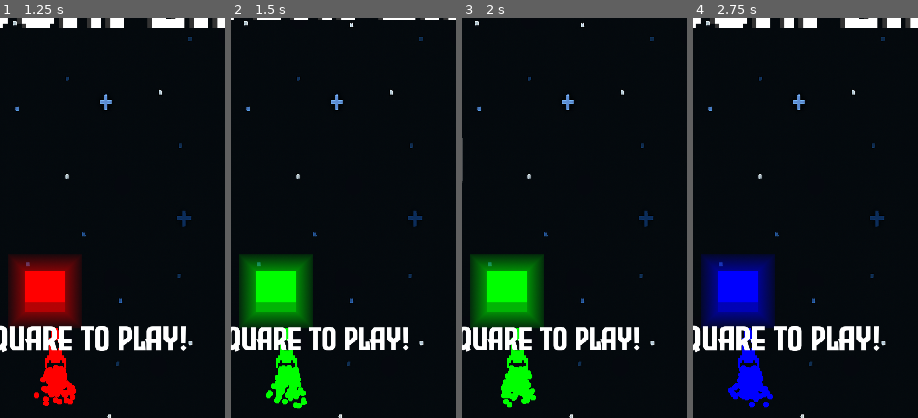
Above: before the commit, frames 1-4 (left to right).
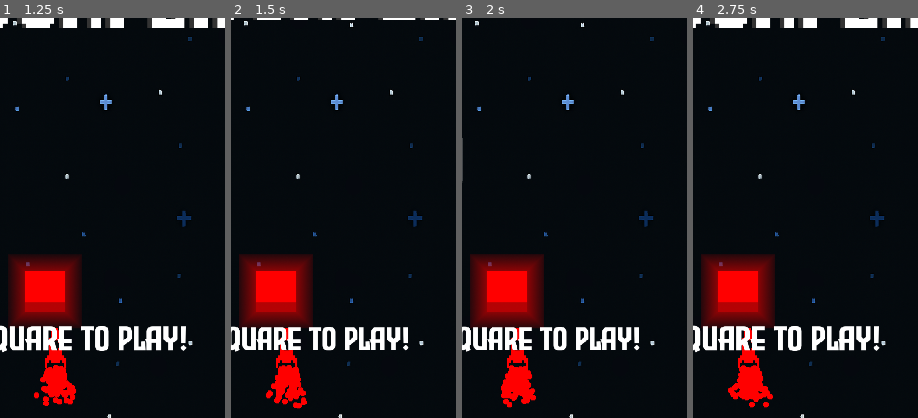
Above: after the commit, the same moments.

Repository: Xavier-Royer/Color-Jumper
Game: Godot game, scene res://Main.tscn
Same seed, same stepped clock (60 frames per second), same inputs: the game is played once before the commit and once after it.
Inputs (mouse positions are % of the whole screen's width and height, from its top left):
- Up to frame 1 (1.25 s): click (12, 93) at 0.52 s
- Up to frame 2 (1.5 s): click (37, 93) at 1.27 s
- Up to frame 3 (2 s): no input
- Up to frame 4 (2.75 s): click (63, 93) at 2.02 s
The pictures show only the part of the screen within x 40-90%, y 32-82%; the shares and areas given below are measured in that part.

Frame 1 is identical in both runs. In frame 2, 7.5% of the frame differs, in the area x 3-37%, y 59-98%; in frame 3, 7.5%; in frame 4, 7.5%.

Commit message:
Tutorial update

Diff:
--- a/Main.tscn
+++ b/Main.tscn
@@ -230,6 +230,69 @@
 &"RESET": SubResource("Animation_1w2xm")
 }
 
+[sub_resource type="Animation" id="Animation_3ccbu"]
+length = 0.001
+tracks/0/type = "value"
+tracks/0/imported = false
+tracks/0/enabled = true
+tracks/0/path = NodePath("ButtonPointer:scale")
+tracks/0/interp = 1
+tracks/0/loop_wrap = true
+tracks/0/keys = {
+"times": PackedFloat32Array(0),
+"transitions": PackedFloat32Array(1),
+"update": 0,
+"values": [Vector2(1, 1)]
+}
+tracks/1/type = "value"
+tracks/1/imported = false
+tracks/1/enabled = true
+tracks/1/path = NodePath("ButtonPointer:modulate")
+tracks/1/interp = 1
+tracks/1/loop_wrap = true
+tracks/1/keys = {
+"times": PackedFloat32Array(0),
+"transitions": PackedFloat32Array(1),
+"update": 0,
+"values": [Color(1, 1, 1, 0.509804)]
+}
+
+[sub_resource type="Animation" id="Animation_5mkgo"]
+resource_name = "Hover"
+length = 2.0
+loop_mode = 1
+step = 0.0333333
+tracks/0/type = "value"
+tracks/0/imported = false
+tracks/0/enabled = true
+tracks/0/path = NodePath("ButtonPointer:scale")
+tracks/0/interp = 1
+tracks/0/loop_wrap = true
+tracks/0/keys = {
+"times": PackedFloat32Array(0, 1, 2),
+"transitions": PackedFloat32Array(1, 1, 1),
+"update": 0,
+"values": [Vector2(1, 1), Vector2(0.9, 0.9), Vector2(1, 1)]
+}
+tracks/1/type = "value"
+tracks/1/imported = false
+tracks/1/enabled = true
+tracks/1/path = NodePath("ButtonPointer:modulate")
+tracks/1/interp = 1
+tracks/1/loop_wrap = true
+tracks/1/keys = {
+"times": PackedFloat32Array(0, 1, 2),
+"transitions": PackedFloat32Array(1, 1, 1),
+"update": 0,
+"values": [Color(1, 1, 1, 0.509804), Color(1, 1, 1, 0.392157), Color(1, 1, 1, 0.509804)]
+}
+
+[sub_resource type="AnimationLibrary" id="AnimationLibrary_ny7u2"]
+_data = {
+&"Hover": SubResource("Animation_5mkgo"),
+&"RESET": SubResource("Animation_3ccbu")
+}
+
 [sub_resource type="RectangleShape2D" id="RectangleShape2D_r0du0"]
 size = Vector2(8.85825, 30)
 
@@ -896,6 +959,22 @@
 [node name="PointerAnimation" type="AnimationPlayer" parent="ScreenManager/GameScreen/UI"]
 libraries = {
 &"": SubResource("AnimationLibrary_gngx1")
+}
+
+[node name="ButtonPointer" type="ColorRect" parent="ScreenManager/GameScreen/UI"]
+visible = false
+modulate = Color(1, 1, 1, 0.509804)
+z_index = 4096
+layout_mode = 0
+offset_top = 1660.0
+offset_right = 273.0
+offset_bottom = 1925.0
+pivot_offset = Vector2(136, 132)
+mouse_filter = 2
+
+[node name="ButtonAnimation" type="AnimationPlayer" parent="ScreenManager/GameScreen/UI"]
+libraries = {
+&"": SubResource("AnimationLibrary_ny7u2")
 }
 
 [node name="Objects" type="Node2D" parent="ScreenManager/GameScreen"]
--- a/game_screen.gd
+++ b/game_screen.gd
@@ -78,8 +78,10 @@
 var oldRainbowTweenBar
 var oldRainbowTweenParticles
 
-
+#tutorialVariables
 var tutorialBlockPositions = []
+var tuturialTexts = []
+var tutorialChangeColor = false
 var tutorialStep = 0
 
 
@@ -244,6 +246,12 @@
 	#change the players color
 	player.modulate = colorToRGB[newColor]
 
+	if gameState == "TUTORIAL":
+		for i in $UI/ColorButtons.get_children():
+			i.disabled = true
+		$UI/ButtonPointer.hide()
+		$UI/ButtonAnimation.stop()
+		tutorialChangeColor = false
 
 
 #player captureing block
@@ -340,22 +348,34 @@
 		#hi dominic that is a pretty cool comment
 		if gameState == "TUTORIAL":
 			var blockPosition = tutorialBlockPositions[tutorialStep]
-			if (mousePosition.x < blockPosition.x + 100 and  mousePosition.x > blockPosition.x - 100) and (mousePosition.y < blockPosition.y + 100 and  mousePosition.y > blockPosition.y + -100):
-				tutorialStep+=1
-				if not tutorialStep > len(tutorialBlockPositions)-1:
-					$UI/Pointer.position = tutorialBlockPositions[tutorialStep] -Vector2(64,64)
-				#jump
-				var playerPosition  = player.get_global_position()
-				direction = mousePosition-playerPosition
-				direction = direction.normalized()
-				player.blockOn.collision_layer = 0
-				player.blockOn.delete()
-				player.blockOn = null
-				currentBlock = null
-				#Change direction of the player to look at mouse
-				player.look_at(mousePosition)
-				player.rotation += deg_to_rad(90)
-
+			if not tutorialChangeColor:
+				if (mousePosition.x < blockPosition.x + 80 and  mousePosition.x > blockPosition.x - 80) and (mousePosition.y < blockPosition.y + 80 and  mousePosition.y > blockPosition.y + -80):
+					tutorialStep+=1
+					if tutorialStep == 3:
+						$UI/ButtonPointer.show()
+						tutorialChangeColor  =true
+						var tween = create_tween()
+						$UI/ButtonPointer.position = Vector2(0,screen_size.y - $UI/ButtonPointer.size.y)
+						tween.set_ease(Tween.EASE_IN_OUT)
+						tween.set_trans(Tween.TRANS_SINE)
+						tween.tween_property($UI/ButtonPointer,"position",Vector2(screen_size.x,$UI/ButtonPointer.position.y),1.2)
+						tween.connect("finished",hoverButton)
+
+					if not tutorialStep > len(tutorialBlockPositions)-1:
+						$UI/Pointer.position = tutorialBlockPositions[tutorialStep] -Vector2(64,64)
+					#jump
+					var playerPosition  = player.get_global_position()
+					direction = mousePosition-playerPosition
+					direction = direction.normalized()
+					player.blockOn.collision_layer = 0
+					player.blockOn.delete()
+					player.blockOn = null
+					currentBlock = null
+					#Change direction of the player to look at mouse
+					player.look_at(mousePosition)
+					player.rotation += deg_to_rad(90)
+			else:
+				pass
 
 		elif mousePosition.y < $UI/ColorButtons.position.y and gameState != "OVER":
 			#if player.velocity == Vector2(0,0):
@@ -721,8 +741,37 @@
 	tutorialBlockPositions.append(block.position)
 	block.setColor("GREEN")
 
+	block = blockScene.instantiate()
+	movingObjects.add_child(block)
+	block.position = Vector2(screen_size.x * (3.0/6.0),screen_size.y * (-.3))
+	tutorialBlockPositions.append(block.position)
+	block.setColor("GREEN")
+
+	block = blockScene.instantiate()
+	movingObjects.add_child(block)
+	block.position = Vector2(screen_size.x * (3.0/6.0),screen_size.y * (-.6))
+	tutorialBlockPositions.append(block.position)
+	block.setColor("BLUE")
+
+	for i in $UI/ColorButtons.get_children():
+		i.disabled = true
 
 	player.position = Vector2(screen_size.x / 2,screen_size.y * (21.0/30.0))
 	player.velocity = Vector2(0, -7000)
 	$UI/Pointer.position = tutorialBlockPositions[tutorialStep] -Vector2(64,64)
 	$UI/PointerAnimation.play("Hover")
+
+
+
+#	tween.start()
+	#$UI/ColorRect
+	#$UI/ButtonAnimation.play("TraverseButtons")
+
+func hoverButton():
+	#for i in $UI/ColorButtons.get_children():
+		#i.disabled = false
+	$UI/ColorButtons/GREEN.disabled = false
+	$UI/ButtonPointer.size.x = screen_size.x/4
+	$UI/ButtonPointer.pivot_offset.x = $UI/ButtonPointer.size.x/2
+	$UI/ButtonPointer.position = Vector2($UI/ColorButtons.size.x*.25,screen_size.y - $UI/ButtonPointer.size.y)
+	$UI/ButtonAnimation.play("Hover")
Not shown: 1 places in Main.tscn that only renumber resources
